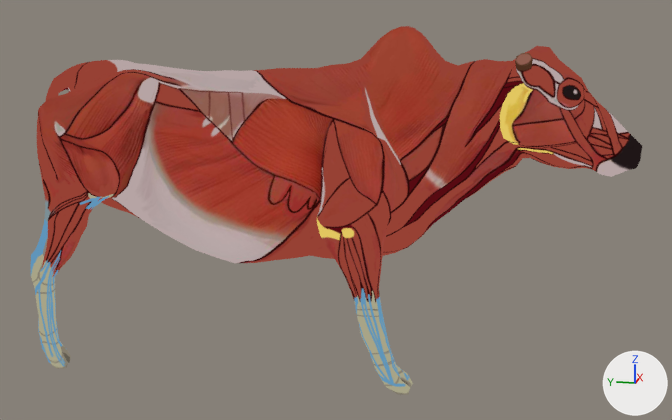
The glTF model Cortes_de_Carnes/modelos/04.glb, before and after one commit.
Before and after are seen from a 50 mm lens placed at (-1.495, -0.332, 0.659), pointed at (-0.053, -0.043, 0.298). The lights are fixed; the arrows at lower right show +X, +Y and +Z. The older version comes first. Where no turn or scale is listed for an object, it has been applied to the vertices. Vertices at exactly the same position are counted once.

In view in the first picture: 'boi_corte'.
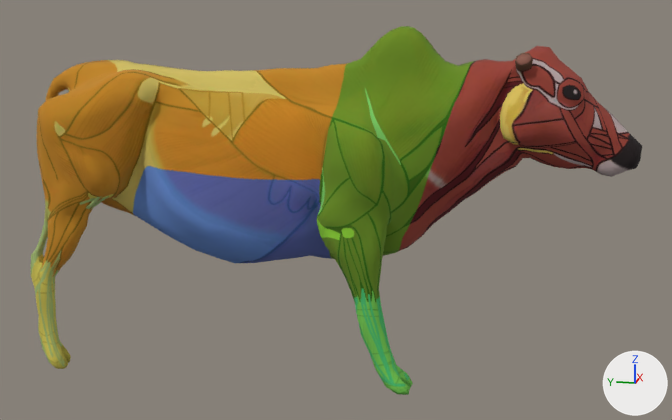
Where the change shows, as pixel boxes [x1, y1, x2, y2] in the pictures (672 x 420 px):
'boi_corte', surface changed, recoloured
    both: [31, 26, 642, 395]

Edits to the bpy script that builds the scene:
```text
Add img_boi_quartos:
    img_boi_quartos = load_image('boi_quartos', '_unpacked/boi_quartos', 2048, 2048, 'sRGB')
Change mat_corte:
    remove # nodes: BsdfTransparent, Emission, LightPath, Mix, MixShader, OutputMaterial, TexImage, VertexColor
    remove # uses the picture img_boi_musculo
    nodes: BsdfPrincipled, Mix, OutputMaterial, TexImage, VertexColor
    uses the picture img_boi_quartos
Change me_mesh_001:
    where me_mesh_001.from_pydata(...)  # 2388 vertices, 4760 faces; spans x -0.029..0.09, y -0.927..0.077, z -0.048..0.546
    used by ob_boi_corte; location = (-0.091, 0.411, 0.044)
    me_mesh_001 part 1: all 3904 faces that had it switch from mat_corpo to mat_corte
```
